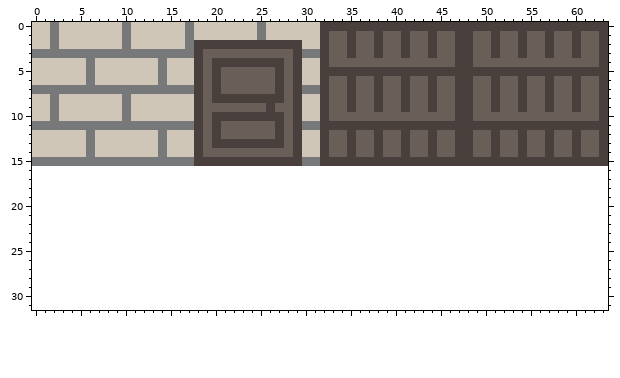
Two versions of one pixel-art sprite, src/textures.png. This is how it looked before the edit.
The file is 64x32 pixels. Colours within 5 levels of each other are drawn and written as one.
New version:
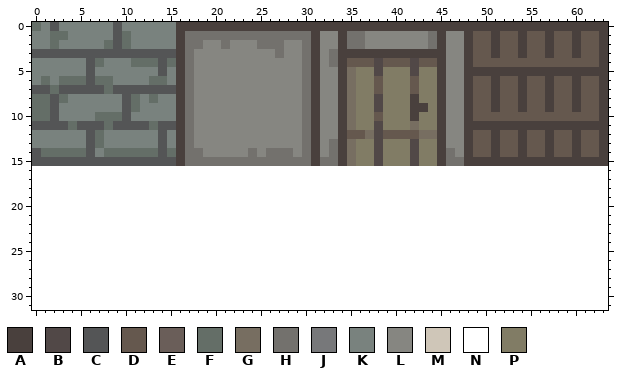
Palette (. is transparent): A #49403d  B #514847  C #545556  D #65584e  E #6a5e59  F #646e67  G #776e61  H #73716d  J #77787a  K #79827e  L #868681  M #cfc6b8  N #ffffff  P #817c65
Author's note on the commit: trying out higher res textures
The exact change:
Changed rows in their new state; - is an unchanged pixel.
first column x 0:
 0 FKCKKKKKKCKKKKKKAAAAAAAAAAAAAAAA-------------------------------
 1 KKFFKKKKKCFKKKKKAHHHHHHHHHHHHHHALLAHHLLLLLLLHALL-DD-DD-DD-DD-DD
 2 KKFKKKKKFCFKKKKKAHHLLHLLLHHHLLHALLAHHLLLLLLLHALL-DD-DD-DD-DD-DD
 3 CCCCCCCCCCCCCCCCAHLLLLLLLLLHLLHALHA-AA-AA-AA-ALL-DD-DD-DD-DD-DD
 4 KKKKKKCFKKKFFFCFAHLLLLLLLLLLLLHALHADDDBDDDBDDALL-DDDDDDDDDDDDDD
 5 KKKKKKCKKKKKKKCKAHLLLLLLLLLLLLHALL-GPPBPPPBPP-LL---------------
 6 KFKFFFCFFKKKKFFKAHLLLLLLLLLLLLHALLAGPPDPPPDPPALL-DD-DD-DD-DD-DD
 7 CCFCCCCCFCCCCCCCAHLLLLLLLLLLLLHALLAGPPDPPPDPPALL-DD-DD-DD-DD-DD
 8 FFCFKKKKKKCFKFKKAHLLLLLLLLLLLLHALLAGPPBPPPAPPALL-DD-DD-DD-DD-DD
 9 FFCKKKKKKKCFKKKKAHLLLLLLLLLLLLHALLAGPPBPPPAAPALL-DD-DD-DD-DD-DD
10 FFCKKKKFFFCKKKKKAHLLLLLLLLLLLLHALLAGPPDPPPAPPALL-DDDDDDDDDDDDDD
11 CCCCFCCCFCCCCFCCAHLLLLLLLLLLLLHALL-GPPBPPPGPP-LL---------------
12 KKKKKKCFKKKKKKCKAHLLLLLLLLLLLLHALLADDGBDDDDGGALL-DD-DD-DD-DD-DD
13 KKKKKKCFKKKKKKCKAHLLLLLLLLLLLLHALHAGPPBPPPBPPALL-DD-DD-DD-DD-DD
14 CFFFFFCKFFFFFFCFAHHLLLLLHLHHHLHALHAGPPBPPPBPPAHL-DD-DD-DD-DD-DD
15 CCCCCCCCCCCCCCCCAHHHHHHHHHHHHHHAHH-GPPBPPPBPP-HH---------------
Changed places in both pictures, as pixel boxes (x1, y1, x2, y2):
changed: (32, 22, 599, 166)
